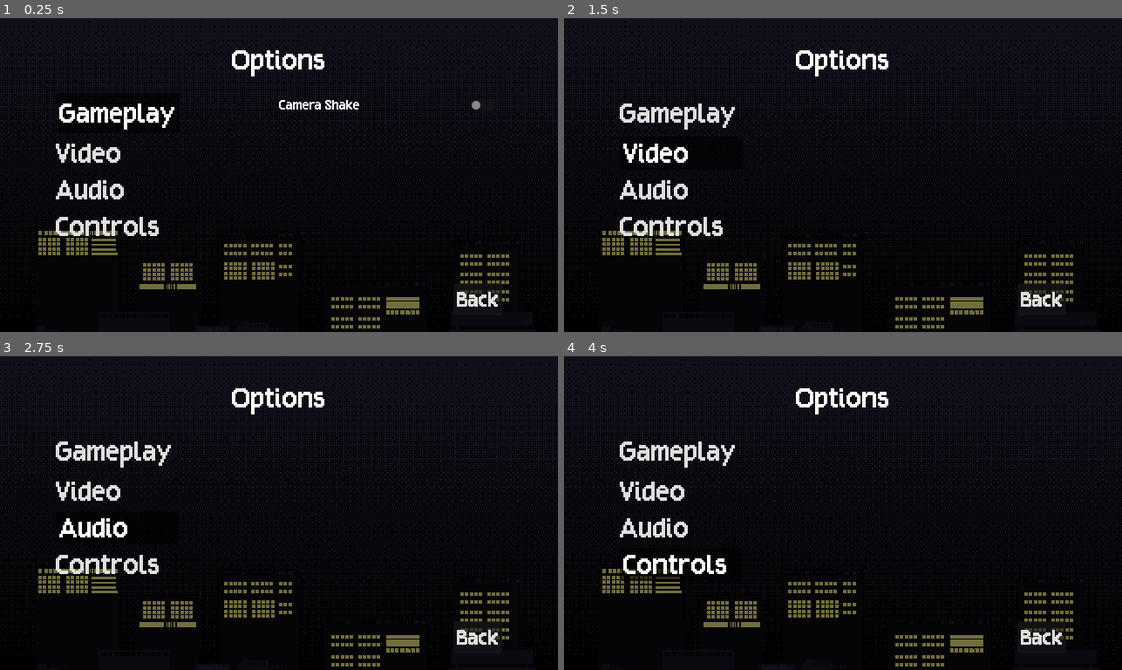
Above: before the commit, frames 1-4 (two rows, left to right).
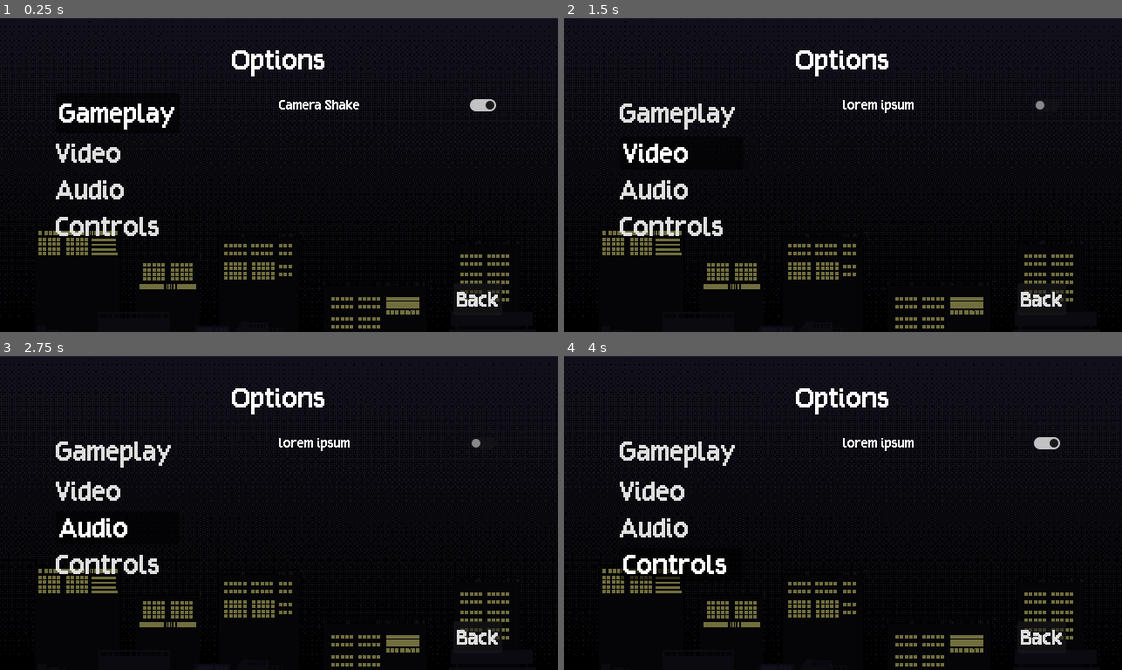
Above: after the commit, the same moments.

Repository: kyteidev/rogueshot
Game: Godot game, scene res://scenes/menus/options_menu.tscn
The game is run twice, just before and just after one commit, with the same random seed, the same clock (stepped at 60 frames per second) and the same inputs.
Inputs (mouse positions are in pixels of both pictures, inside the frame that each line leads up to):
- Up to frame 1 (0.25 s): no input
- Up to frame 2 (1.5 s): click "Gameplay" at 0.5 s; click "Video" at 1.25 s
- Up to frame 3 (2.75 s): click "Audio" at 2 s
- Up to frame 4 (4 s): click "Controls" at 2.75 s; click (1049, 443) at 3.52 s

The runs differ from the first frame. In frame 1, 0.1% of the frame differs, in the area x 84-89%, y 25-30%; in frame 2, 0.2%; in frame 3, 0.2%; in frame 4, 0.3%, in the area x 50-89%, y 25-31%.

Commit message:
add options storing and loading

Diff:
--- a/scenes/menus/options_menu.tscn
+++ b/scenes/menus/options_menu.tscn
@@ -109,7 +109,7 @@
 horizontal_alignment = 1
 vertical_alignment = 1
 
-[node name="TabsContainer" type="VBoxContainer" parent="." unique_id=1847378987]
+[node name="TabButtonsContainer" type="VBoxContainer" parent="." unique_id=1847378987]
 layout_mode = 1
 anchors_preset = 4
 anchor_top = 0.5
@@ -120,7 +120,7 @@
 offset_bottom = 102.0
 grow_vertical = 2
 
-[node name="GameplayTab" type="Button" parent="TabsContainer" unique_id=1708401170]
+[node name="GameplayTab" type="Button" parent="TabButtonsContainer" unique_id=1708401170]
 layout_mode = 2
 theme = ExtResource("6_frorf")
 theme_override_styles/normal = SubResource("StyleBoxEmpty_tiokm")
@@ -130,7 +130,7 @@
 text = "Gameplay"
 alignment = 0
 
-[node name="VideoTab" type="Button" parent="TabsContainer" unique_id=1112779466]
+[node name="VideoTab" type="Button" parent="TabButtonsContainer" unique_id=1112779466]
 layout_mode = 2
 theme = ExtResource("6_frorf")
 theme_override_styles/normal = SubResource("StyleBoxEmpty_gjmye")
@@ -139,7 +139,7 @@
 text = "Video"
 alignment = 0
 
-[node name="AudioTab" type="Button" parent="TabsContainer" unique_id=274596145]
+[node name="AudioTab" type="Button" parent="TabButtonsContainer" unique_id=274596145]
 layout_mode = 2
 theme = ExtResource("6_frorf")
 theme_override_styles/normal = SubResource("StyleBoxEmpty_muvh2")
@@ -148,7 +148,7 @@
 text = "Audio"
 alignment = 0
 
-[node name="ControlsTab" type="Button" parent="TabsContainer" unique_id=1249559282]
+[node name="ControlsTab" type="Button" parent="TabButtonsContainer" unique_id=1249559282]
 layout_mode = 2
 theme = ExtResource("6_frorf")
 theme_override_styles/normal = SubResource("StyleBoxEmpty_yxgvl")
@@ -157,51 +157,111 @@
 text = "Controls"
 alignment = 0
 
-[node name="TabViewContainer" type="MarginContainer" parent="." unique_id=27030634]
+[node name="TabsContainer" type="MarginContainer" parent="." unique_id=27030634]
 layout_mode = 0
 offset_left = 320.0
 offset_top = 88.0
 offset_right = 576.0
 offset_bottom = 280.0
 
-[node name="Gameplay" type="Control" parent="TabViewContainer" unique_id=199546014]
-layout_mode = 2
-size_flags_vertical = 3
-
-[node name="ContentContainer" type="VBoxContainer" parent="TabViewContainer/Gameplay" unique_id=1258848593]
-layout_mode = 1
-anchors_preset = 15
-anchor_right = 1.0
-anchor_bottom = 1.0
-grow_horizontal = 2
-grow_vertical = 2
-
-[node name="OptionCameraShake" type="HBoxContainer" parent="TabViewContainer/Gameplay/ContentContainer" unique_id=2058139324]
-layout_mode = 2
-
-[node name="Label" type="Label" parent="TabViewContainer/Gameplay/ContentContainer/OptionCameraShake" unique_id=682935788]
+[node name="Gameplay" type="Control" parent="TabsContainer" unique_id=199546014]
+layout_mode = 2
+size_flags_vertical = 3
+
+[node name="OptionsContainer" type="VBoxContainer" parent="TabsContainer/Gameplay" unique_id=1258848593]
+layout_mode = 1
+anchors_preset = 15
+anchor_right = 1.0
+anchor_bottom = 1.0
+grow_horizontal = 2
+grow_vertical = 2
+
+[node name="OptionCameraShake" type="HBoxContainer" parent="TabsContainer/Gameplay/OptionsContainer" unique_id=2058139324]
+layout_mode = 2
+
+[node name="Label" type="Label" parent="TabsContainer/Gameplay/OptionsContainer/OptionCameraShake" unique_id=682935788]
 layout_mode = 2
 size_flags_horizontal = 3
 text = "Camera Shake"
 label_settings = ExtResource("9_gjmye")
 
-[node name="CheckButton" type="CheckButton" parent="TabViewContainer/Gameplay/ContentContainer/OptionCameraShake" unique_id=1435236203]
-layout_mode = 2
-
-[node name="Video" type="Control" parent="TabViewContainer" unique_id=72644153]
+[node name="CheckButton" type="CheckButton" parent="TabsContainer/Gameplay/OptionsContainer/OptionCameraShake" unique_id=1435236203]
+layout_mode = 2
+
+[node name="Video" type="Control" parent="TabsContainer" unique_id=72644153]
 visible = false
 layout_mode = 2
 size_flags_vertical = 3
 
-[node name="Audio" type="Control" parent="TabViewContainer" unique_id=390435501]
+[node name="OptionsContainer" type="VBoxContainer" parent="TabsContainer/Video" unique_id=517212257]
+layout_mode = 1
+anchors_preset = 15
+anchor_right = 1.0
+anchor_bottom = 1.0
+grow_horizontal = 2
+grow_vertical = 2
+
+[node name="lorem ipsum" type="HBoxContainer" parent="TabsContainer/Video/OptionsContainer" unique_id=1102374291]
+layout_mode = 2
+
+[node name="Label" type="Label" parent="TabsContainer/Video/OptionsContainer/lorem ipsum" unique_id=2070991208]
+layout_mode = 2
+size_flags_horizontal = 3
+text = "lorem ipsum"
+label_settings = ExtResource("9_gjmye")
+
+[node name="CheckButton" type="CheckButton" parent="TabsContainer/Video/OptionsContainer/lorem ipsum" unique_id=581891719]
+layout_mode = 2
+
+[node name="Audio" type="Control" parent="TabsContainer" unique_id=390435501]
 visible = false
 layout_mode = 2
 size_flags_vertical = 3
 
-[node name="Controls" type="Control" parent="TabViewContainer" unique_id=402162721]
+[node name="OptionsContainer" type="VBoxContainer" parent="TabsContainer/Audio" unique_id=921295538]
+layout_mode = 1
+anchors_preset = 15
+anchor_right = 1.0
+anchor_bottom = 1.0
+grow_horizontal = 2
+grow_vertical = 2
+
+[node name="lorem ipsum" type="HBoxContainer" parent="TabsContainer/Audio/OptionsContainer" unique_id=1440279358]
+layout_mode = 2
+
+[node name="Label" type="Label" parent="TabsContainer/Audio/OptionsContainer/lorem ipsum" unique_id=2132732415]
+layout_mode = 2
+size_flags_horizontal = 3
+text = "lorem ipsum"
+label_settings = ExtResource("9_gjmye")
+
+[node name="CheckButton" type="CheckButton" parent="TabsContainer/Audio/OptionsContainer/lorem ipsum" unique_id=478585720]
+layout_mode = 2
+
+[node name="Controls" type="Control" parent="TabsContainer" unique_id=402162721]
 visible = false
 layout_mode = 2
 size_flags_vertical = 3
+
+[node name="OptionsContainer" type="VBoxContainer" parent="TabsContainer/Controls" unique_id=1491984417]
+layout_mode = 1
+anchors_preset = 15
+anchor_right = 1.0
+anchor_bottom = 1.0
+grow_horizontal = 2
+grow_vertical = 2
+
+[node name="lorem ipsum" type="HBoxContainer" parent="TabsContainer/Controls/OptionsContainer" unique_id=19513926]
+layout_mode = 2
+
+[node name="Label" type="Label" parent="TabsContainer/Controls/OptionsContainer/lorem ipsum" unique_id=2116640576]
+layout_mode = 2
+size_flags_horizontal = 3
+text = "lorem ipsum"
+label_settings = ExtResource("9_gjmye")
+
+[node name="CheckButton" type="CheckButton" parent="TabsContainer/Controls/OptionsContainer/lorem ipsum" unique_id=1077108578]
+layout_mode = 2
 
 [node name="BackButton" type="Button" parent="." unique_id=123714607]
 layout_mode = 1
@@ -219,8 +279,8 @@
 theme = SubResource("Theme_qnuys")
 text = "Back"
 
-[connection signal="pressed" from="TabsContainer/GameplayTab" to="." method="_on_tab_pressed"]
-[connection signal="pressed" from="TabsContainer/VideoTab" to="." method="_on_tab_pressed"]
-[connection signal="pressed" from="TabsContainer/AudioTab" to="." method="_on_tab_pressed"]
-[connection signal="pressed" from="TabsContainer/ControlsTab" to="." method="_on_tab_pressed"]
+[connection signal="pressed" from="TabButtonsContainer/GameplayTab" to="." method="_on_tab_pressed"]
+[connection signal="pressed" from="TabButtonsContainer/VideoTab" to="." method="_on_tab_pressed"]
+[connection signal="pressed" from="TabButtonsContainer/AudioTab" to="." method="_on_tab_pressed"]
+[connection signal="pressed" from="TabButtonsContainer/ControlsTab" to="." method="_on_tab_pressed"]
 [connection signal="pressed" from="BackButton" to="." method="_on_back_button_pressed"]
--- a/scripts/managers/options_manager.gd
+++ b/scripts/managers/options_manager.gd
@@ -2,3 +2,23 @@
 
 
 var camera_shake: bool = true
+
+
+func get_options() -> Array:
+	# layer 0: tab type as index
+	# 		0: gameplay, 1: video, 2: audio, 3: controls
+	# layer 1: options
+	return [
+		{
+			"camera_shake": camera_shake
+		},
+		{
+			"lorem ipsum": false
+		},
+		{
+			"lorem ipsum": false
+		},
+		{
+			"lorem ipsum": false
+		}
+	]
--- a/scripts/menus/options_menu.gd
+++ b/scripts/menus/options_menu.gd
@@ -1,23 +1,34 @@
 extends Control
 
 
+@onready var tab_buttons_container := $TabButtonsContainer
 @onready var tabs_container := $TabsContainer
-@onready var tab_view_container := $TabViewContainer
+@onready var tab_buttons := tab_buttons_container.get_children()
+@onready var tabs := tabs_container.get_children()
 
 var current_tab_index: int = 0
+
+var om := OptionsManager
+
+
+func _ready() -> void:
+	for tab_index in range(tabs.size()):
+		var options_container := tabs[tab_index].get_child(0)
+		var options := options_container.get_children()
+		for option_index in range(options.size()):
+			var button := options[option_index].get_child(1)
+			button.button_pressed = om.get_options()[tab_index].values()[option_index]
 
 
 func _on_tab_pressed() -> void:
 	# get current tab index
-	var tabs := tabs_container.get_children()
-	for index in range(tabs.size()):
-		if tabs[index].button_pressed:
+	for index in range(tab_buttons.size()):
+		if tab_buttons[index].button_pressed:
 			current_tab_index = index
 
 	# show correct tab view
-	var views := tab_view_container.get_children()
-	for index in range(views.size()):
-		views[index].visible = current_tab_index == index
+	for index in range(tabs.size()):
+		tabs[index].visible = current_tab_index == index
 
 
 func _on_back_button_pressed() -> void:
